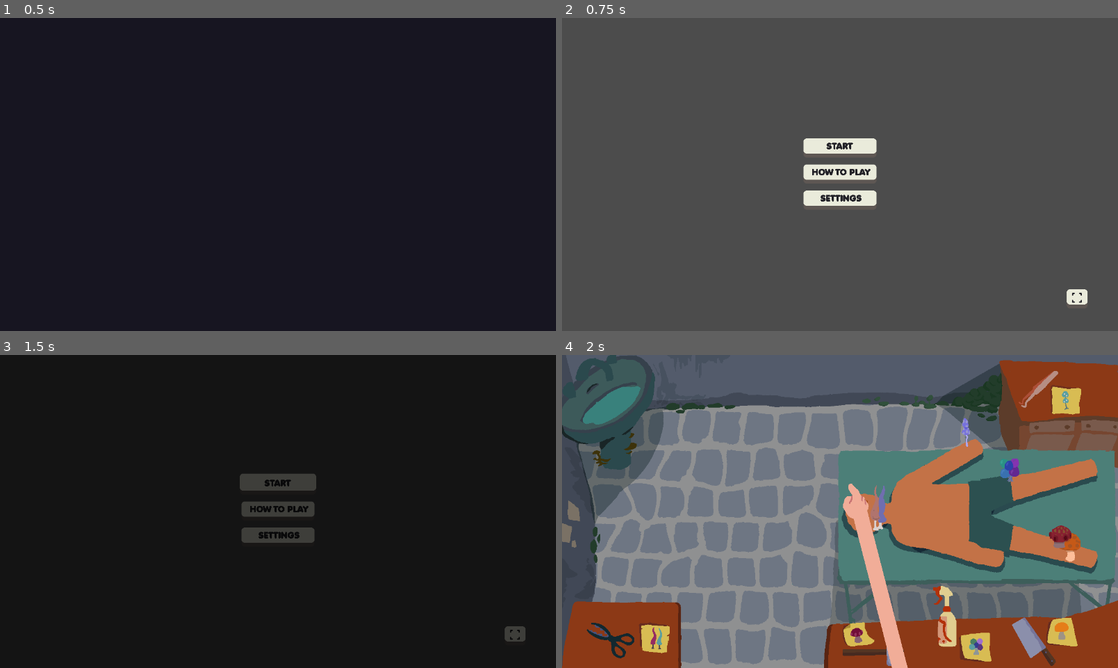
Above: before the commit, frames 1-4 (two rows, left to right).
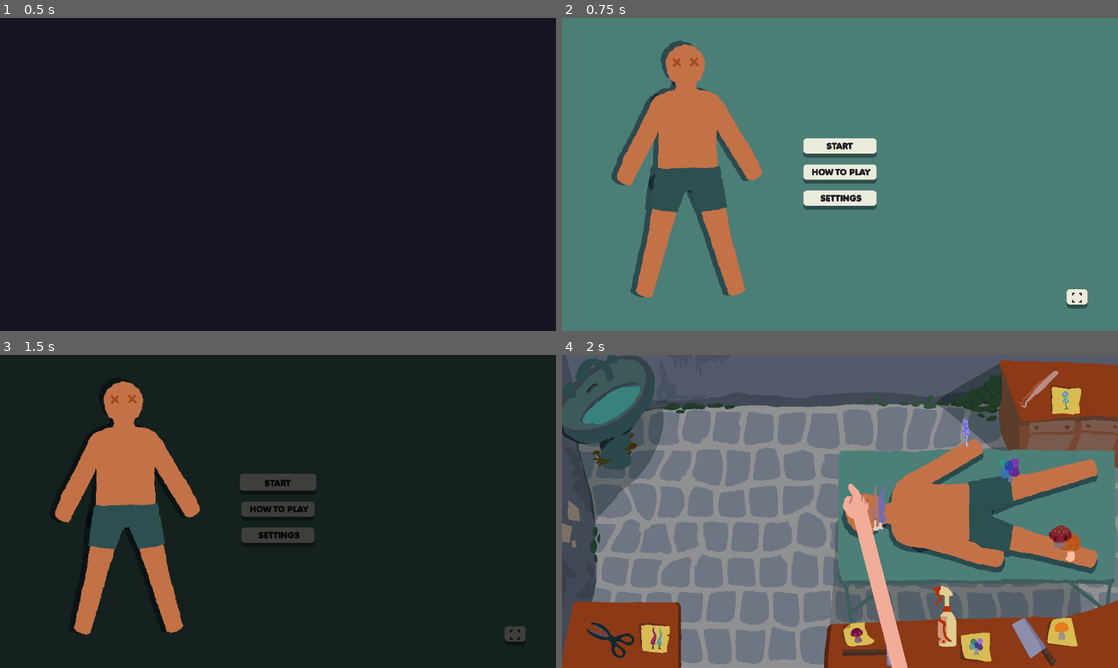
Above: after the commit, the same moments.

Repository: IsaacCerejo/wild-jam-87
Game: Godot game, scene res://scenes/splash_screen_manager/splash_screen_manager.tscn
Two runs of this game, one before a commit and one after it. Both use one fixed random seed, a clock stepped at 60 frames per second and the inputs below. The engine's default icon, where the game draws it, is replaced by a stand-in: a white triangle on a blue panel in a dark square. Sound files missing from this copy of the repository are replaced by a short silence.
Inputs (mouse positions are in pixels of both pictures, inside the frame that each line leads up to):
- Up to frame 1 (0.5 s): no input
- Up to frame 2 (0.75 s): tap Enter at 0.5 s; move the mouse to (962, 158) at 0.52 s; click (962, 158) at 0.67 s
- Up to frame 3 (1.5 s): click "START" at 1.25 s
- Up to frame 4 (2 s): no input

Frame 1 is identical in both runs. In frame 2, 98% of the frame differs, in the area x 0-100%, y 0-100%; in frame 3, 8.8%; in frame 4, nothing differs.

Commit message:
fix: start menu

Diff:
--- a/resources/themes/general_theme.tres
+++ b/resources/themes/general_theme.tres
@@ -9,7 +9,7 @@
 [sub_resource type="StyleBoxFlat" id="StyleBoxFlat_hf2s1"]
 bg_color = Color(0.92156863, 0.9254902, 0.8627451, 1)
 border_width_bottom = 9
-border_color = Color(0.37254903, 0.34509805, 0.32941177, 1)
+border_color = Color(0.18431373, 0.30980393, 0.2901961, 1)
 corner_radius_top_left = 8
 corner_radius_top_right = 8
 corner_radius_bottom_right = 8
@@ -32,7 +32,7 @@
 [sub_resource type="StyleBoxFlat" id="StyleBoxFlat_sdkrw"]
 bg_color = Color(0.92156863, 0.9254902, 0.8627451, 1)
 border_width_bottom = 9
-border_color = Color(0.37254903, 0.34509805, 0.32941177, 1)
+border_color = Color(0.18431373, 0.30980393, 0.2901961, 1)
 corner_radius_top_left = 8
 corner_radius_top_right = 8
 corner_radius_bottom_right = 8
@@ -79,7 +79,7 @@
 [sub_resource type="StyleBoxFlat" id="StyleBoxFlat_6kuxg"]
 bg_color = Color(0.92156863, 0.9254902, 0.8627451, 1)
 border_width_bottom = 9
-border_color = Color(0.37254903, 0.34509805, 0.32941177, 1)
+border_color = Color(0.18431373, 0.30980393, 0.2901961, 1)
 corner_radius_top_left = 12
 corner_radius_top_right = 12
 corner_radius_bottom_right = 12
@@ -87,12 +87,12 @@
 anti_aliasing = false
 
 [sub_resource type="StyleBoxFlat" id="StyleBoxFlat_vhdrr"]
-bg_color = Color(0.37254903, 0.34509805, 0.32941177, 1)
+bg_color = Color(0.18431373, 0.30980393, 0.2901961, 1)
 border_width_left = 9
 border_width_top = 9
 border_width_right = 9
 border_width_bottom = 9
-border_color = Color(0.37254903, 0.34509805, 0.32941177, 1)
+border_color = Color(0.18431373, 0.30980393, 0.2901961, 1)
 corner_radius_top_left = 12
 corner_radius_top_right = 12
 corner_radius_bottom_right = 12
--- a/scenes/start_menu/start_menu.tscn
+++ b/scenes/start_menu/start_menu.tscn
@@ -1,10 +1,11 @@
-[gd_scene load_steps=6 format=3 uid="uid://dolritqgtceml"]
+[gd_scene load_steps=7 format=3 uid="uid://dolritqgtceml"]
 
 [ext_resource type="Script" uid="uid://crp24nu04jd44" path="res://scripts/start_menu/start_menu.gd" id="1_4v5wy"]
 [ext_resource type="Theme" uid="uid://2ek7eagjo7f0" path="res://resources/themes/general_theme.tres" id="2_tj3dw"]
 [ext_resource type="Texture2D" uid="uid://bdpgwda84gcms" path="res://assets/start_menu/icons/fullscreen_icon.png" id="3_rudpn"]
 [ext_resource type="PackedScene" uid="uid://bp7pspq4knti5" path="res://scenes/start_menu/options_menu.tscn" id="4_eum3g"]
 [ext_resource type="PackedScene" uid="uid://2i316e7renfb" path="res://scenes/start_menu/how_to_play_menu.tscn" id="5_gu1vn"]
+[ext_resource type="PackedScene" uid="uid://cypx2cfe52eck" path="res://scenes/main_game/patient_tutorial.tscn" id="6_tj3dw"]
 
 [node name="StartMenu" type="Control"]
 layout_mode = 3
@@ -14,6 +15,15 @@
 grow_horizontal = 2
 grow_vertical = 2
 script = ExtResource("1_4v5wy")
+
+[node name="ColorRect" type="ColorRect" parent="."]
+layout_mode = 1
+anchors_preset = 15
+anchor_right = 1.0
+anchor_bottom = 1.0
+grow_horizontal = 2
+grow_vertical = 2
+color = Color(0.29803923, 0.49803922, 0.47058824, 1)
 
 [node name="ButtonContainer" type="VBoxContainer" parent="."]
 layout_mode = 1
@@ -96,6 +106,10 @@
 visible = false
 layout_mode = 1
 
+[node name="Patient" parent="." instance=ExtResource("6_tj3dw")]
+position = Vector2(294, 349)
+rotation = 1.548581
+
 [connection signal="pressed" from="ButtonContainer/StartButton" to="." method="_on_start_button_pressed"]
 [connection signal="pressed" from="ButtonContainer/HowToPlayButton" to="." method="_on_how_to_play_button_pressed"]
 [connection signal="pressed" from="ButtonContainer/OptionsButton" to="." method="_on_options_button_pressed"]
